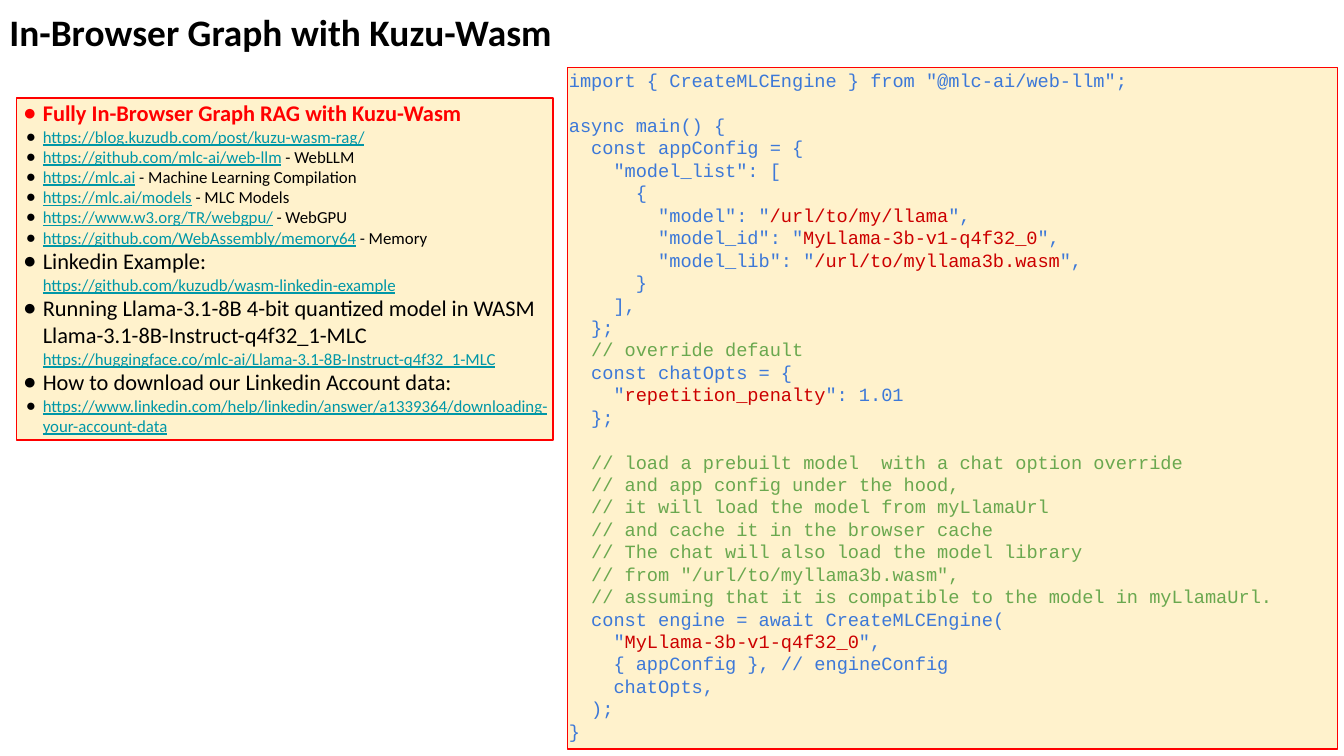
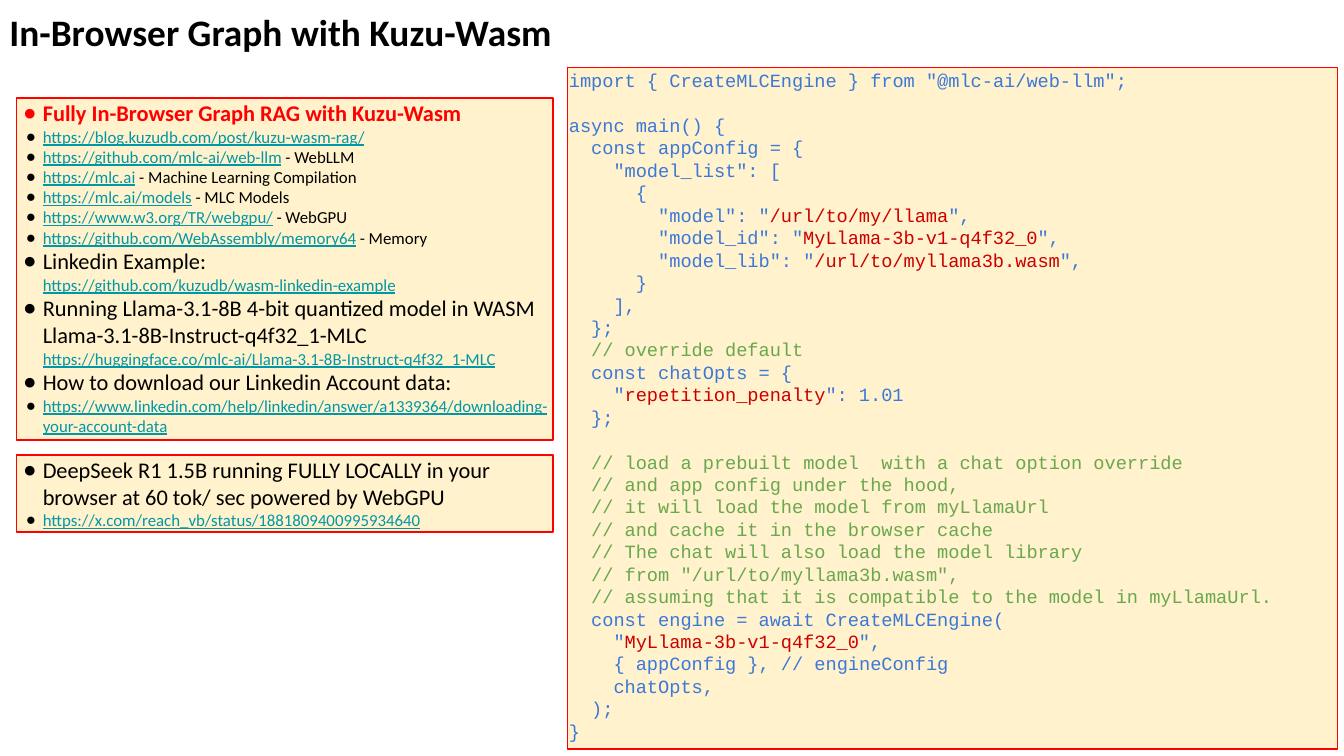
Before and after one commit to lselector/seminar, a slide deck: slide 16 of 2025/2025-03-21-AI-Updates.pptx (slide 15 before the commit). Drawn at 1344x756 pixels with LibreOffice and Linux fonts; fonts in the diff are those of the drawing. Boxes give left, top, right and bottom in pixels: in the first picture for what was removed or moved away, otherwise in the second. Text is boxed around its words. In the diff, an @@ line names an element or a change of style, - is before the commit and + after.

```diff
--- a/2025/2025-03-21-AI-Updates.pptx
+++ b/2025/2025-03-21-AI-Updates.pptx
@@ rectangle added at bbox=[16, 454, 552, 532], fill #FFF2CC, outline #FF0000 0.75 pt, 12 pt, text #000000 @@
+● DeepSeek R1 1.5B running FULLY LOCALLY in your browser at 60 tok/ sec powered by WebGPU
+● https://x.com/reach_vb/status/1881809400995934640
```
Also in this commit, not shown: 7 other slides changed, 2 slides added.
